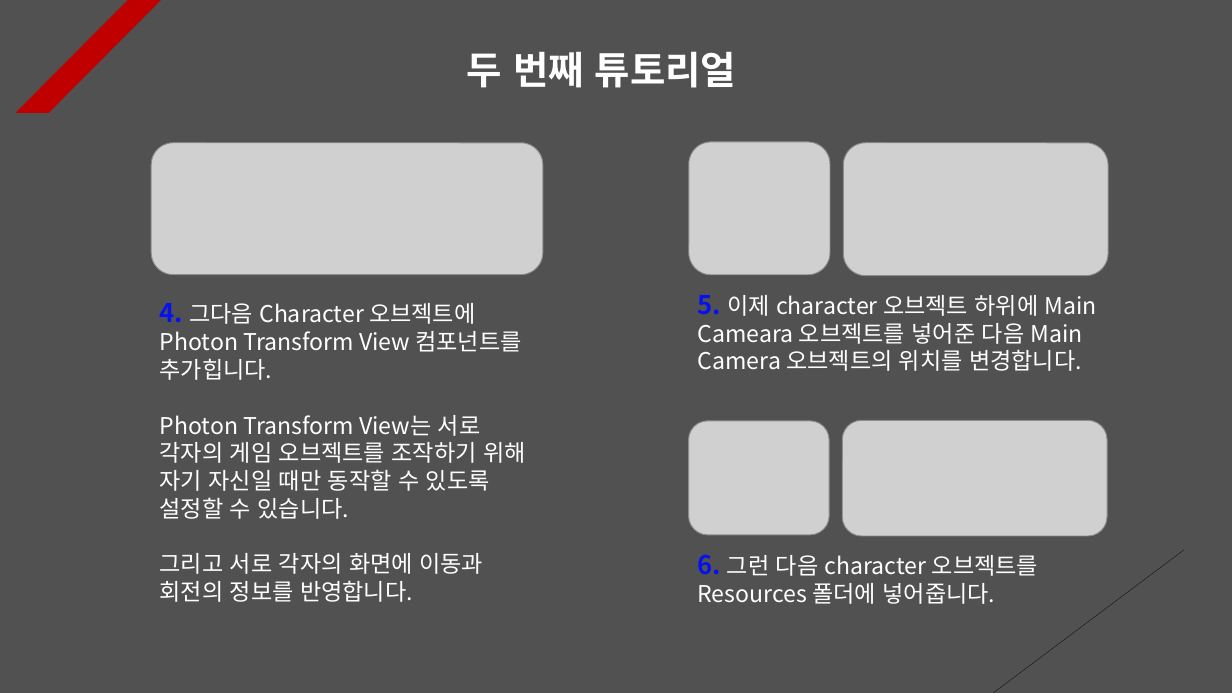
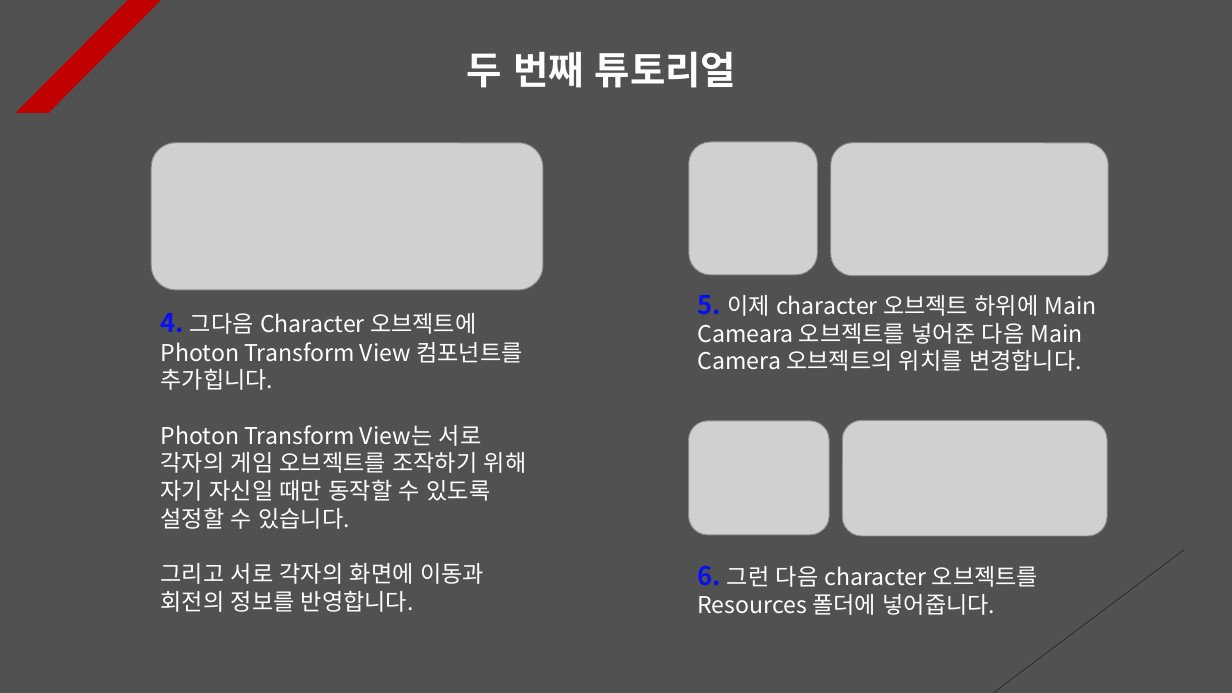
Before and after one commit to Unity2033/3D-UnityEngine, a slide deck: slide 2 of Assets/Class/Photon Server/PPT Data/Photon Synchronization.pptx. Drawn at 1232x693 pixels with LibreOffice and Linux fonts; fonts in the diff are those of the drawing; grey boxes stand for pictures. Boxes give left, top, right and bottom in pixels: in the first picture for what was removed or moved away, otherwise in the second. Text is boxed around its words. In the diff, an @@ line names an element or a change of style, - is before the commit and + after.

Commit message:
Photon RPC Tutorial Renewal
- Set to receive the position of the
  crystal-generated object at
  random using the transform array

- Photon RPC material update

```diff
--- a/Assets/Class/Photon Server/PPT Data/Photon Synchronization.pptx
+++ b/Assets/Class/Photon Server/PPT Data/Photon Synchronization.pptx
@@ picture resized from (x1=152, y1=143, x2=543, y2=275) to (x1=152, y1=143, x2=543, y2=290) @@
@@ picture resized from (x1=689, y1=142, x2=830, y2=275) to (x1=689, y1=142, x2=817, y2=275) @@
@@ picture resized from (x1=844, y1=143, x2=1108, y2=276) to (x1=831, y1=143, x2=1108, y2=276) @@
@@ text "4. 그다음 Character 오브젝트에 Photon ..." moved from (x1=160, y1=303, x2=526, y2=602) to (x1=161, y1=313, x2=527, y2=612) @@
@@ text "6. 그런 다음 character 오브젝트를 ..." moved from (x1=698, y1=554, x2=1038, y2=604) to (x1=698, y1=565, x2=1038, y2=615) @@
```
Also in this commit, not shown: 5 other slides changed, 1 slide added, 8 other files.
